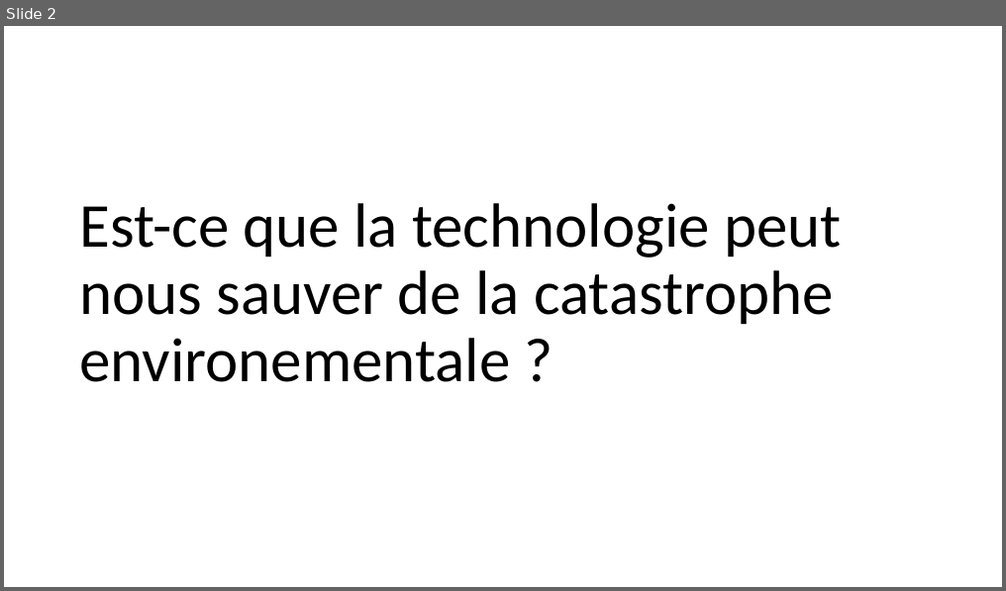
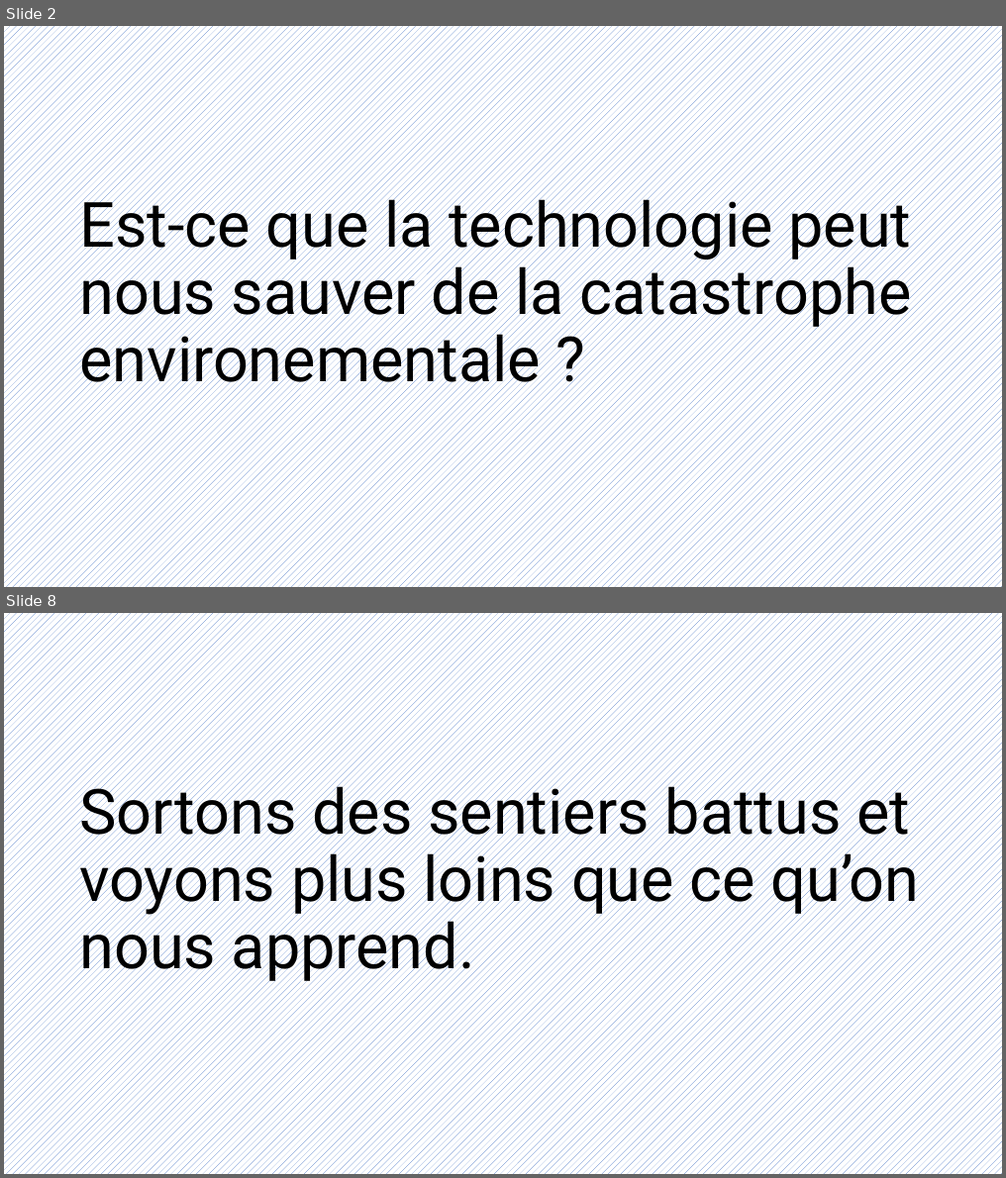
Before and after one commit to HEIGVD-Experience/docs, a slide deck: S4/EXP/files/À-t-on encore besoin d'ingénieurs.pptx. Shown one above the other, each under a label of ours: slide 2 before the commit, slides 2 and 8 after it; the slides between them are not shown. The pictures are 1006x591 and 1006x1178 pixels, drawn with LibreOffice and Linux fonts; fonts in the diff are those of the drawing. Boxes give left, top, right and bottom in pixels: in the first picture for what was removed or moved away, otherwise in the second. Text is boxed around its words. In the diff, an @@ line names an element or a change of style, - is before the commit and + after.

```diff
--- a/S4/EXP/files/À-t-on encore besoin d'ingénieurs.pptx
+++ b/S4/EXP/files/À-t-on encore besoin d'ingénieurs.pptx
@@ slide 8 added at (4,613,1002,1174), background pattern #4472C4 on #FFFFFF @@
@@ title added at (79,777,920,984), 60 pt, text #000000 @@
+Sortons des sentiers battus et voyons plus loins que ce qu’on nous apprend.
@@ slide 2 changed as well @@
@@ background #FFFFFF to pattern #4472C4 on #FFFFFF @@
@@ title "Est-ce que la technologie peut ..." at (79,190,912,397): font Calibri to Roboto @@
```
Also in this commit, not shown: 1 other slide changed, 7 other slides added, 2 slides removed, 2 other files.
